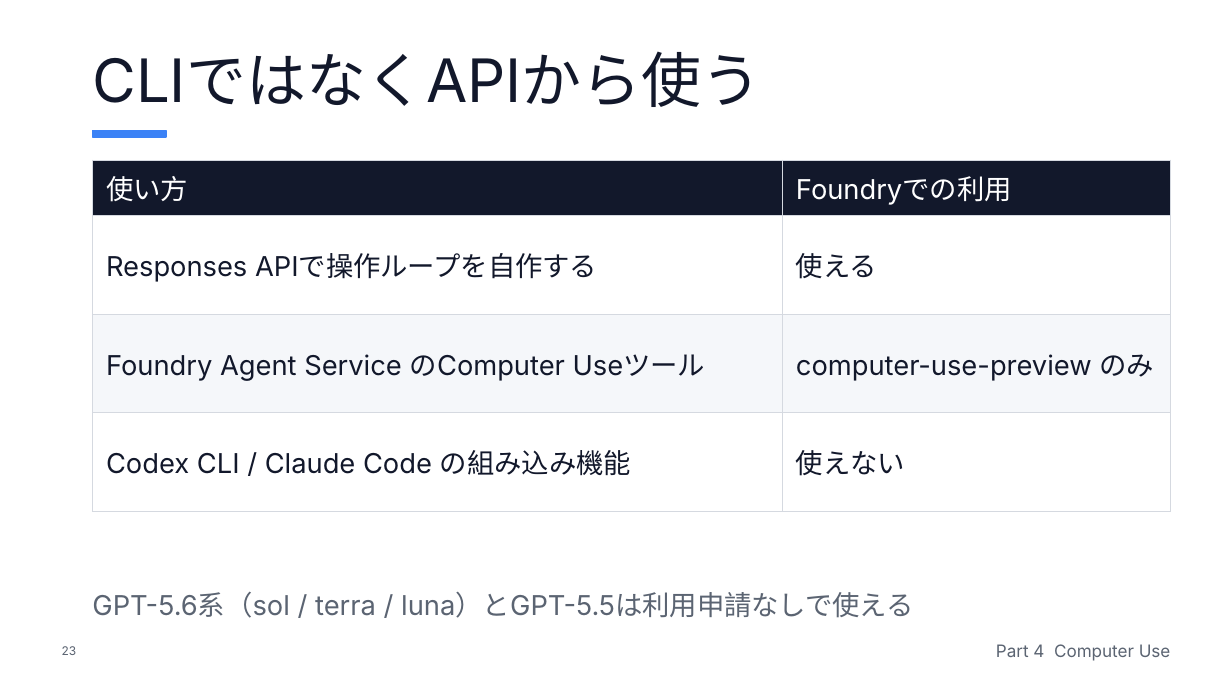
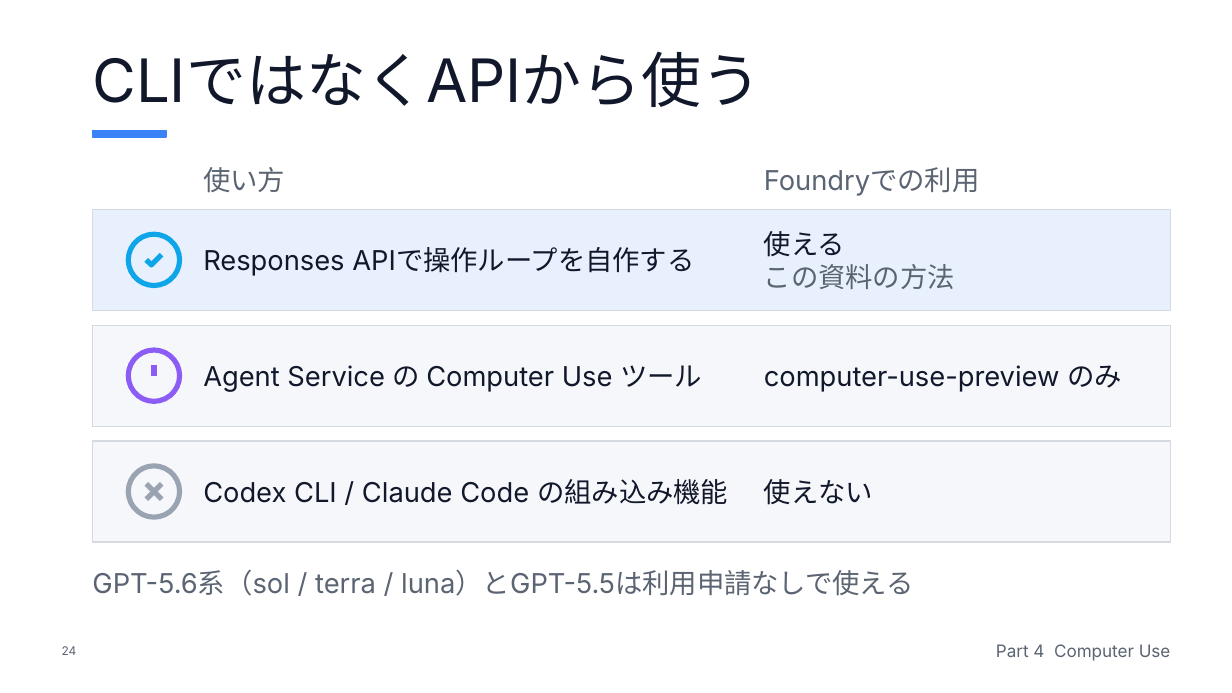
Before and after one commit to soeatu/AI-Engine-Dev, a slide deck: slide 24 of presentation/harness/projects/codex-claude-code-azure-foundry-setup/output/deck.pptx (slide 23 before the commit). Drawn at 1232x693 pixels with LibreOffice and Linux fonts; fonts in the diff are those of the drawing. Boxes give left, top, right and bottom in pixels: in the first picture for what was removed or moved away, otherwise in the second. Text is boxed around its words. In the diff, an @@ line names an element or a change of style, - is before the commit and + after.

```diff
--- a/presentation/harness/projects/codex-claude-code-azure-foundry-setup/output/deck.pptx
+++ b/presentation/harness/projects/codex-claude-code-azure-foundry-setup/output/deck.pptx
@@ table removed at (92, 160, 1170, 480), 4 rows, 2 columns @@
-使い方 | Foundryでの利用
-Responses APIで操作ループを自作する | 使える
-Foundry Agent Service のComputer Useツール | computer-use-preview のみ
-Codex CLI / Claude Code の組み込み機能 | 使えない
@@ text added at (203, 167, 285, 193), 16 pt, text #5B6472 @@
+使い方
@@ text added at (764, 167, 980, 196), 16 pt, text #5B6472 @@
+Foundryでの利用
@@ rectangle added at (92, 209, 1170, 310), fill #E8F0FE, outline #D5D9E0 0.75 pt @@
@@ freeform shape added at (123, 229, 185, 291), outline #0EA5E9 3 pt @@
@@ text added at (764, 231, 955, 289), 16 pt, text #5B6472 @@
+使える
+この資料の方法
@@ text added at (203, 247, 694, 276), 16 pt, text #12182B @@
+Responses APIで操作ループを自作する
@@ rectangle added at (92, 325, 1170, 426), fill #F5F7FA, outline #D5D9E0 0.75 pt @@
@@ freeform shape added at (123, 345, 185, 407), outline #8B5CF6 3 pt @@
@@ text added at (203, 365, 702, 392), 16 pt, text #12182B @@
+Agent Service の Computer Use ツール
@@ text added at (764, 365, 1122, 392), 16 pt, text #12182B @@
+computer-use-preview のみ
@@ rectangle added at (92, 441, 1170, 542), fill #F5F7FA, outline #D5D9E0 0.75 pt @@
@@ freeform shape added at (123, 461, 185, 522), outline #9AA3B2 3 pt @@
@@ text added at (203, 479, 728, 504), 16 pt, text #12182B @@
+Codex CLI / Claude Code の組み込み機能
@@ text added at (764, 479, 873, 505), 16 pt, text #12182B @@
+使えない
@@ text "GPT-5.6系（sol / terra / luna）とGPT-5.5は利用申請なしで使える": place and size @@
-text "GPT-5.6系（sol / terra / luna）とGPT-5.5は利用申請なしで使える" at (92, 592, 914, 618)
+text "GPT-5.6系（sol / terra / luna）とGPT-5.5は利用申請なしで使える" at (92, 570, 914, 596)
@@ text "GPT-5.6系（sol / terra / luna）とGPT-5.5は利用申請なしで使える" at (92, 570, 914, 596): vertical alignment bottom to middle @@
@@ text at (62, 646, 77, 655): text changed @@
-23
+24
```
Also in this commit, not shown: 28 other slides changed, 2 slides added, 1 slide removed, 16 other files.
